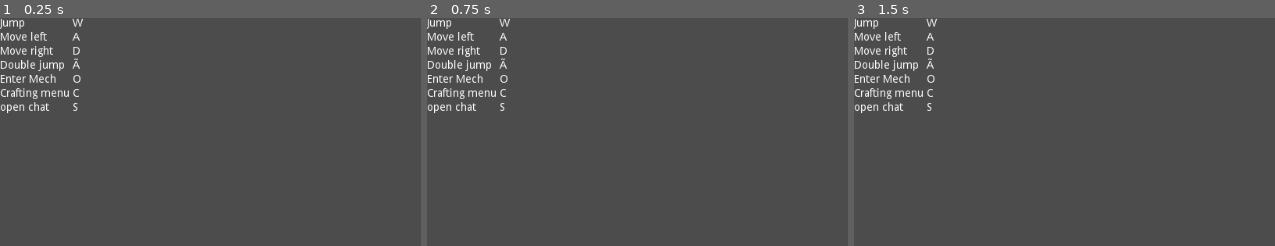
Above: before the commit, frames 1-3 (left to right).
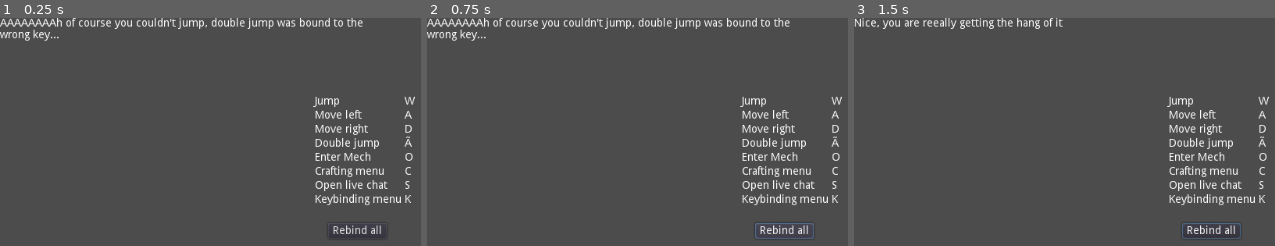
Above: after the commit, the same moments.

Repository: grunkgrunk/gmtk-2020
Game: Godot game, scene res://keybindmenu.tscn
Same seed, same stepped clock (60 frames per second), same inputs: the game is played once before the commit and once after it. This scene is started directly instead of the project's main scene.
Inputs (mouse positions are in pixels of both pictures, inside the frame that each line leads up to):
- Up to frame 1 (0.25 s): no input
- Up to frame 2 (0.75 s): click (784, 230) at 0.5 s, where only the run after the commit has a clickable "Rebind all"
- Up to frame 3 (1.5 s): tap Enter (continue) at 1.25 s; move the mouse to (outside the picture) at 1.27 s; hold Right (ui_right) from 1.28 s (still down); hold Enter (continue) from 1.28 s (still down)

The runs differ from the first frame. In frame 1, 6.3% of the frame differs, in the area x 0-99%, y 0-97%; in frame 2, 6.4%; in frame 3, 5.6%.

Commit message:
pause the game

Diff:
--- a/game/keybindmenu.tscn
+++ b/game/keybindmenu.tscn
@@ -1,4 +1,7 @@
-[gd_scene format=2]
+[gd_scene load_steps=3 format=2]
+
+[ext_resource path="res://tut/tut.tscn" type="PackedScene" id=1]
+[ext_resource path="res://tut/tut_keybind.gd" type="Script" id=2]
 
 [node name="keybindmenu" type="Control"]
 anchor_right = 1.0
@@ -7,99 +10,130 @@
 "_edit_use_anchors_": false
 }
 
-[node name="GridContainer" type="GridContainer" parent="."]
+[node name="tut" parent="." instance=ExtResource( 1 )]
+script = ExtResource( 2 )
+
+[node name="grid" type="GridContainer" parent="."]
 anchor_right = 1.0
 anchor_bottom = 1.0
+margin_left = 402.946
+margin_top = 100.051
+margin_right = 402.946
+margin_bottom = 100.051
 columns = 2
 __meta__ = {
 "_edit_use_anchors_": false
 }
 
-[node name="Label5" type="Label" parent="GridContainer"]
-margin_right = 89.0
+[node name="jump" type="Label" parent="grid"]
+margin_right = 111.0
 margin_bottom = 14.0
 text = "Jump"
 
-[node name="Label7" type="Label" parent="GridContainer"]
-margin_left = 93.0
-margin_right = 106.0
+[node name="jump_bind" type="Label" parent="grid"]
+margin_left = 115.0
+margin_right = 128.0
 margin_bottom = 14.0
 text = "W"
+__meta__ = {
+"_edit_use_anchors_": false
+}
 
-[node name="Label" type="Label" parent="GridContainer"]
+[node name="left" type="Label" parent="grid"]
 margin_top = 18.0
-margin_right = 89.0
+margin_right = 111.0
 margin_bottom = 32.0
 text = "Move left"
 
-[node name="Label2" type="Label" parent="GridContainer"]
-margin_left = 93.0
+[node name="left_bind" type="Label" parent="grid"]
+margin_left = 115.0
 margin_top = 18.0
-margin_right = 106.0
+margin_right = 128.0
 margin_bottom = 32.0
 text = "A"
 
-[node name="Label3" type="Label" parent="GridContainer"]
+[node name="right" type="Label" parent="grid"]
 margin_top = 36.0
-margin_right = 89.0
+margin_right = 111.0
 margin_bottom = 50.0
 text = "Move right"
 
-[node name="Label4" type="Label" parent="GridContainer"]
-margin_left = 93.0
+[node name="right_bind" type="Label" parent="grid"]
+margin_left = 115.0
 margin_top = 36.0
-margin_right = 106.0
+margin_right = 128.0
 margin_bottom = 50.0
 text = "D"
 
-[node name="Label6" type="Label" parent="GridContainer"]
+[node name="djump" type="Label" parent="grid"]
 margin_top = 54.0
-margin_right = 89.0
+margin_right = 111.0
 margin_bottom = 68.0
 text = "Double jump"
 
-[node name="Label8" type="Label" parent="GridContainer"]
-margin_left = 93.0
+[node name="djump_bind" type="Label" parent="grid"]
+margin_left = 115.0
 margin_top = 54.0
-margin_right = 106.0
+margin_right = 128.0
 margin_bottom = 68.0
 text = "Ã"
 
-[node name="label9" type="Label" parent="GridContainer"]
+[node name="enter_mech" type="Label" parent="grid"]
 margin_top = 72.0
-margin_right = 89.0
+margin_right = 111.0
 margin_bottom = 86.0
 text = "Enter Mech"
 
-[node name="Label10" type="Label" parent="GridContainer"]
-margin_left = 93.0
+[node name="enter_mech_bind" type="Label" parent="grid"]
+margin_left = 115.0
 margin_top = 72.0
-margin_right = 106.0
+margin_right = 128.0
 margin_bottom = 86.0
 text = "O"
 
-[node name="Label11" type="Label" parent="GridContainer"]
+[node name="crafting" type="Label" parent="grid"]
 margin_top = 90.0
-margin_right = 89.0
+margin_right = 111.0
 margin_bottom = 104.0
 text = "Crafting menu"
 
-[node name="Label12" type="Label" parent="GridContainer"]
-margin_left = 93.0
+[node name="crafting_bind" type="Label" parent="grid"]
+margin_left = 115.0
 margin_top = 90.0
-margin_right = 106.0
+margin_right = 128.0
 margin_bottom = 104.0
 text = "C"
 
-[node name="Label13" type="Label" parent="GridContainer"]
+[node name="live_chat" type="Label" parent="grid"]
 margin_top = 108.0
-margin_right = 89.0
+margin_right = 111.0
 margin_bottom = 122.0
-text = "open chat"
+text = "Open live chat"
 
-[node name="Label14" type="Label" parent="GridContainer"]
-margin_left = 93.0
+[node name="live_chat_bind" type="Label" parent="grid"]
+margin_left = 115.0
 margin_top = 108.0
-margin_right = 106.0
+margin_right = 128.0
 margin_bottom = 122.0
 text = "S"
+
+[node name="live_chat_bind2" type="Label" parent="grid"]
+margin_top = 126.0
+margin_right = 111.0
+margin_bottom = 140.0
+text = "Keybinding menu"
+
+[node name="live_chat_bind3" type="Label" parent="grid"]
+margin_left = 115.0
+margin_top = 126.0
+margin_right = 128.0
+margin_bottom = 140.0
+text = "K"
+
+[node name="rebind" type="Button" parent="."]
+margin_left = 419.801
+margin_top = 262.656
+margin_right = 494.801
+margin_bottom = 282.656
+text = "Rebind all"
+[connection signal="pressed" from="rebind" to="tut" method="_on_rebind_pressed"]
--- /dev/null
+++ b/game/tut/tut_keybind.gd
@@ -0,0 +1,54 @@
+extends Control
+
+signal enter_pressed
+signal rebind_pressed
+signal correct_key_bound
+
+
+export(NodePath) var gridPath
+export(NodePath) var rebindPath
+
+onready var grid = get_node(gridPath)
+
+var rebinding = false
+var correct_keys = [
+	"W",
+	"A",
+	"D",
+	"W",
+	"O",
+	"C",
+	"S",
+	"K"
+]
+
+var cur_key_idx = 0
+
+func _ready():
+	# get_node(rebindPath).hide()
+	t("ÃÃÃÃÃÃÃÃh of course you couldn't jump, double jump was bound to the wrong key...")
+	yield(self, "enter_pressed")
+	t("See this rebind all button? You can click the button to rebind all keys")
+	yield(self, "enter_pressed")
+	t("Nice, you are reeally getting the hang of it")
+	yield(self, "rebind_pressed")
+	rebinding = true
+	for k in correct_keys:
+		pass
+
+
+func t(s):
+	$Text.text = s
+
+func _input(event):
+	if(event.is_action_pressed("continue")):
+		emit_signal("enter_pressed")
+	if event is InputEventKey and rebinding:
+		if char(event.scancode) == correct_keys[cur_key_idx]:
+			emit_signal("correct_key_bound")
+
+func _on_rebind_all():
+	pass
+
+func _on_rebind_pressed():
+	emit_signal("rebind_pressed")
